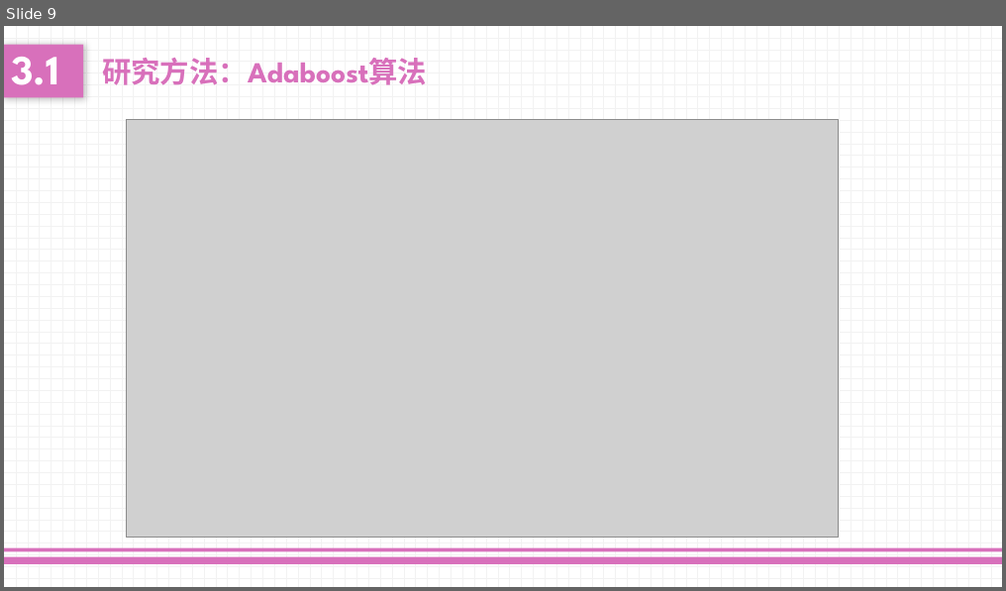
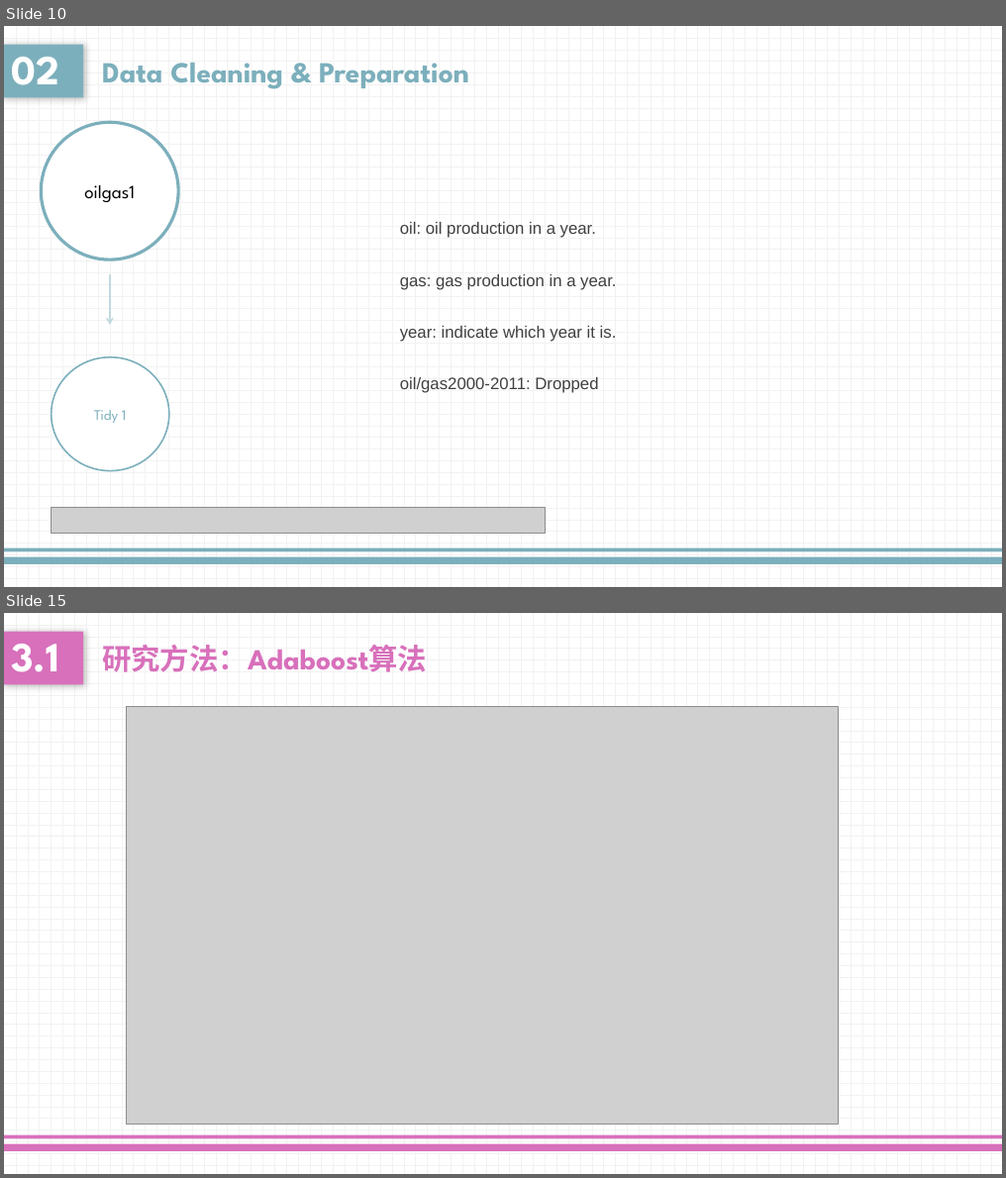
Before and after one commit to lloydliu717/MidtermProject, a slide deck: Presentation.pptx. Shown one above the other, each under a label of ours: slide 9 before the commit, slides 10 and 15 after it; the slides between them are not shown. The pictures are 1006x591 and 1006x1178 pixels, drawn with LibreOffice and Linux fonts; fonts in the diff are those of the drawing; grey boxes stand for pictures. Boxes give left, top, right and bottom in pixels: in the first picture for what was removed or moved away, otherwise in the second. Text is boxed around its words. In the diff, an @@ line names an element or a change of style, - is before the commit and + after.

```diff
--- a/Presentation.pptx
+++ b/Presentation.pptx
@@ slide 10 added at <box>4,26,1002,587</box>, background pattern #F2F2F2 on #FFFFFF @@
@@ text added at <box>4,44,83,97</box>, fill #7CAFBC, 40 pt, text #FFFFFF, bold @@
+02
@@ text added at <box>102,62,469,89</box>, 28 pt, text #7CAFBC, bold @@
+Data Cleaning & Preparation
@@ ellipse added at <box>41,123,178,261</box>, fill #FFFFFF, outline #7CAFBC 3 pt, 18 pt, text #000000 @@
+oilgas1
@@ text added at <box>400,222,617,393</box>, 16 pt, text #404040 @@
+oil: oil production in a year.
+gas: gas production in a year.
+year: indicate which year it is.
+oil/gas2000-2011: Dropped
@@ arrow added from (110, 274) to (110, 325), #C1D9DF 1.5 pt @@
@@ ellipse added at <box>52,358,169,472</box>, fill #FFFFFF, outline #7CAFBC 1.5 pt, 14 pt, text #7CAFBC @@
+Tidy 1
@@ picture added at <box>52,507,546,534</box> @@
@@ rectangle added at <box>4,558,1002,565</box>, fill #7CAFBC @@
@@ rectangle added at <box>4,549,1002,553</box>, fill #7CAFBC @@
@@ what was slide 9 is now slide 15 @@
```
Also in this commit, not shown: 2 slides changed, 11 other slides added, 6 slides removed.
